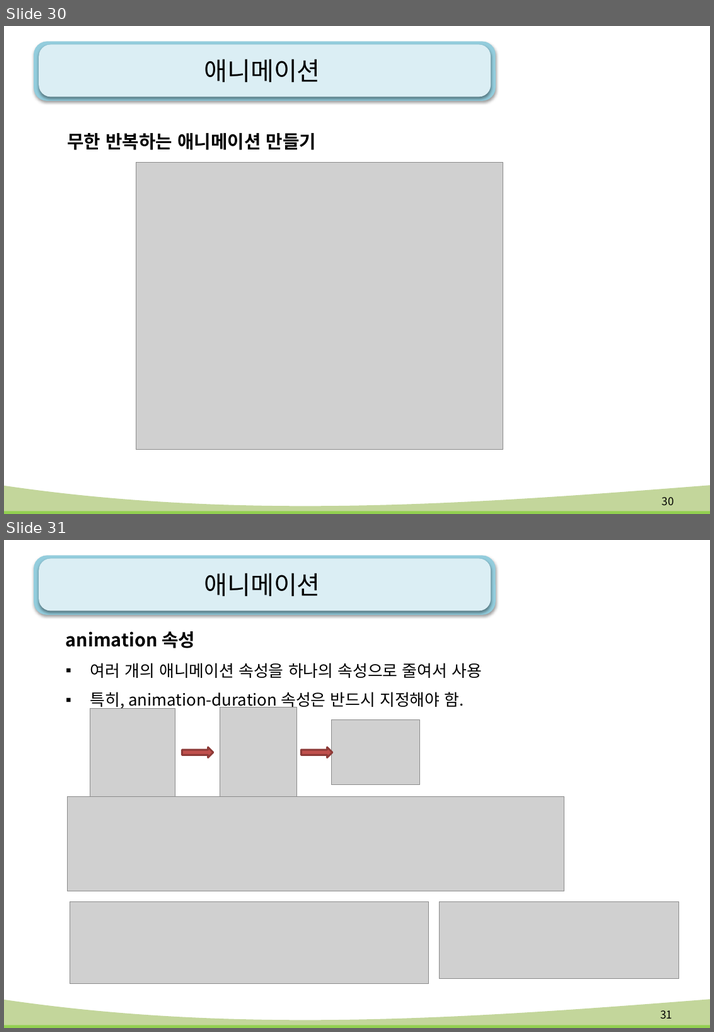
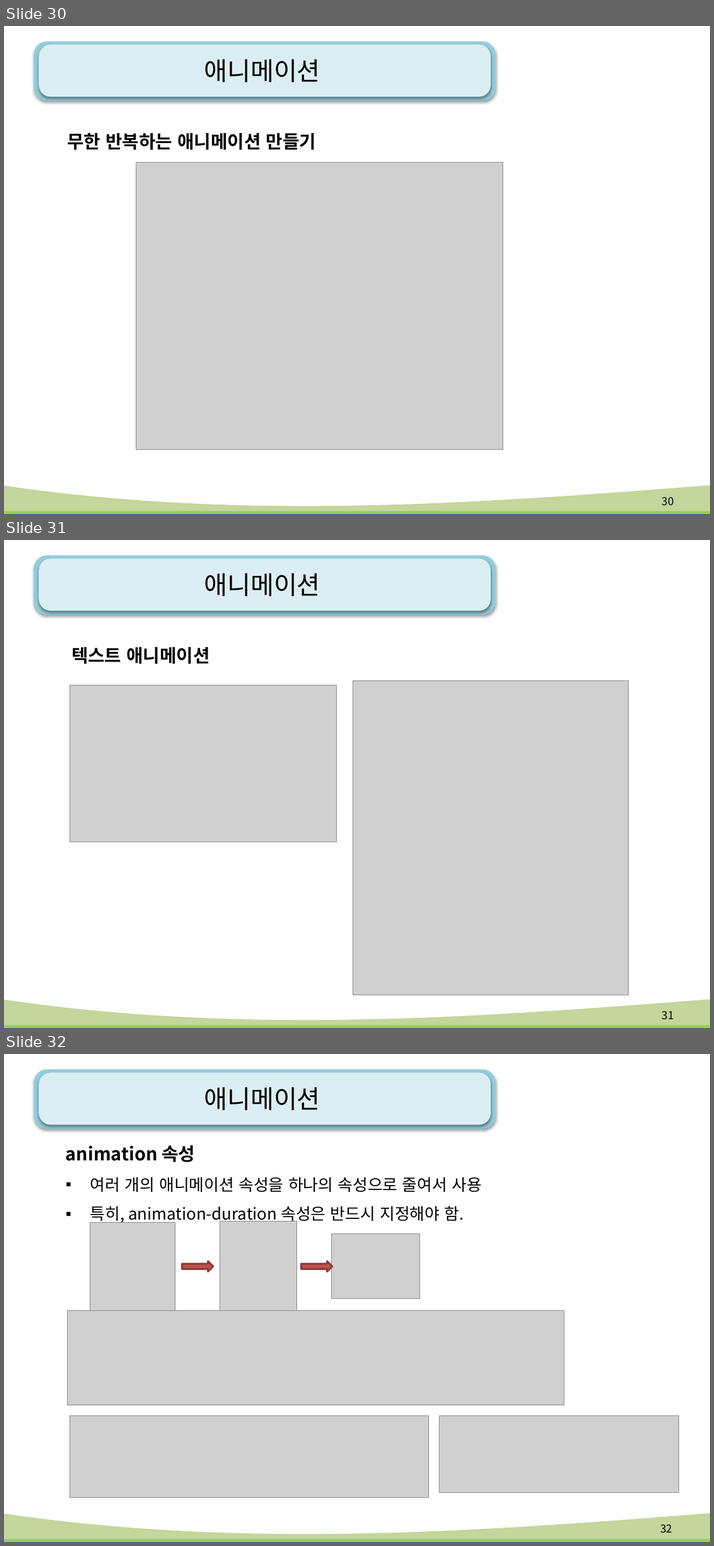
Before and after one commit to kiyongee2/green_project_web, a slide deck: html-css_ppt/10강. css3와 애니메이션.pptx. Shown one above the other, each under a label of ours: slides 30 and 31 before the commit, slides 30, 31 and 32 after it. The pictures are 714x1032 and 714x1546 pixels, drawn with LibreOffice and Linux fonts; fonts in the diff are those of the drawing; grey boxes stand for pictures; background and template pictures are left out. Boxes give left, top, right and bottom in pixels: in the first picture for what was removed or moved away, otherwise in the second. Text is boxed around its words. In the diff, an @@ line names an element or a change of style, - is before the commit and + after.

```diff
--- a/html-css_ppt/10강. css3와 애니메이션.pptx
+++ b/html-css_ppt/10강. css3와 애니메이션.pptx
@@ slide 31 added at (4,540,710,1028), background #FFFFFF; not listed: 4 template elements that a slide beside it also shows @@
@@ title added at (204,573,320,597), 28 pt, text #000000 @@
+애니메이션
@@ text added at (71,647,209,664), 20 pt, text #000000, bold @@
+텍스트 애니메이션
@@ picture added at (70,686,337,843) @@
@@ picture added at (352,680,628,995) @@
@@ page number added at (662,1011,674,1020), 12 pt, text #000000 @@
+31
@@ what was slide 31 is now slide 32 @@
@@ page number at (660,1525,672,1533): text changed @@
-31
+32
```
Also in this commit, not shown: 24 other files.
